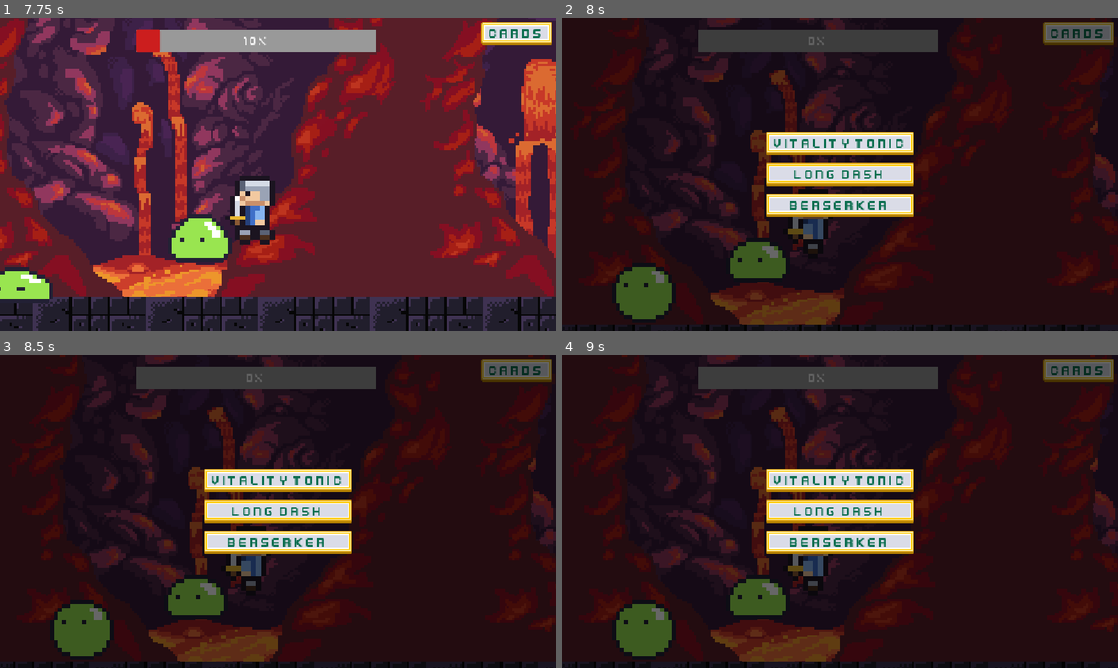
Above: before the commit, frames 1-4 (two rows, left to right).
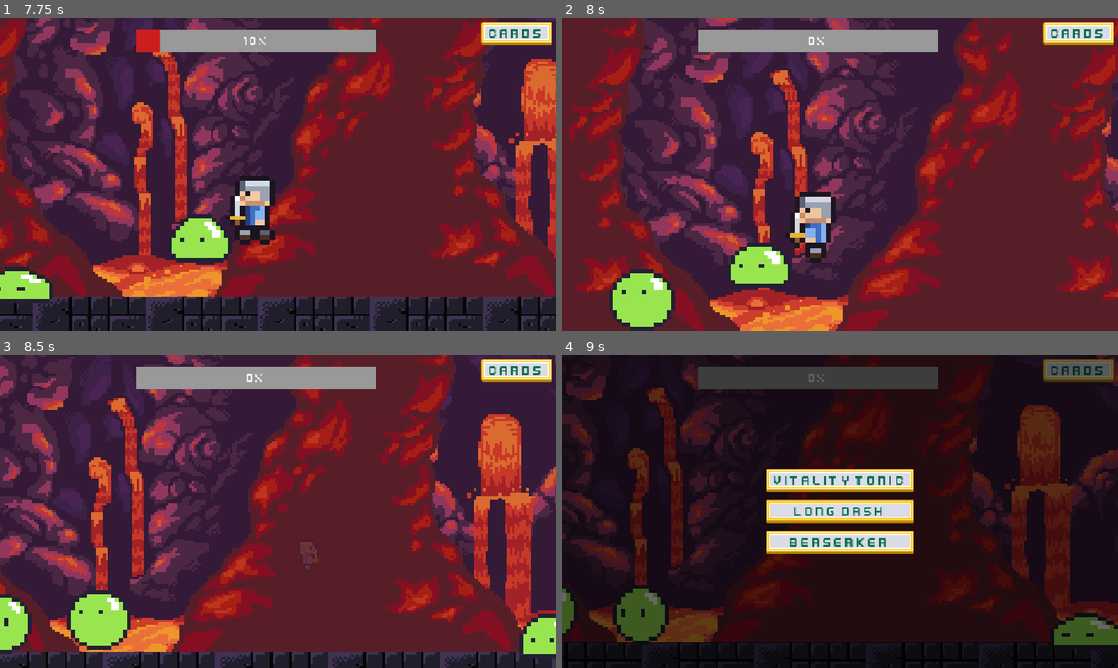
Above: after the commit, the same moments.

Repository: BillNyeFan123-creator/rebound
Game: Godot game, scene res://start_screen.tscn
Same seed, same stepped clock (60 frames per second), same inputs: the game is played once before the commit and once after it.
Inputs (mouse positions are in pixels of both pictures, inside the frame that each line leads up to):
- Up to frame 1 (7.75 s): click "Start Game" at 0.5 s; move the mouse to (400, 158) at 1.27 s; hold D (move_right) 1.28-2.78 s; tap X (attack) every 1.5 s from 1.35 to 7.35 s; tap W (jump) at 1.52, 2.27, 3.77, 4.52, 5.27, 6.77, 7.52 s; move the mouse to (166, 190) at 2.02 s; tap Shift (dash) every 1.5 s from 2.1 to 6.6 s; move the mouse to (333, 105) at 2.77 s; hold A (move_left) 2.78-3.53 s; move the mouse to (250, 237) at 3.52 s; hold D (move_right) 3.53-5.03 s; move the mouse to (444, 221) at 4.27 s; move the mouse to (111, 127) at 5.02 s; hold A (move_left) 5.03-5.78 s; move the mouse to (305, 174) at 5.77 s; hold D (move_right) 5.78-6.53 s; move the mouse to (194, 96) at 6.52 s; hold A (move_left) from 6.53 s (still down); move the mouse to (400, 158) at 7.27 s
- Up to frame 2 (8 s): keep holding A (move_left)
- Up to frame 3 (8.5 s): move the mouse to (166, 527) at 8.02 s; release A (move_left) at 8.03 s; hold D (move_right) from 8.03 s (still down); tap Shift (dash) at 8.1 s; tap W (jump) at 8.27 s
- Up to frame 4 (9 s): keep holding D (move_right); move the mouse to (895, 442) at 8.77 s; tap X (attack) at 8.85 s

Frame 1 is identical in both runs. In frame 2, 99% of the frame differs, in the area x 0-100%, y 0-100%; in frame 3, 96%; in frame 4, 30%.

Commit message:
Death fizzle fade, ghost drop-in spawn effect, 4s calm after respawn

Diff:
--- a/scripts/arena/WaveManager.gd
+++ b/scripts/arena/WaveManager.gd
@@ -83,6 +83,19 @@
 
 
 func _on_player_died() -> void:
+	# Fizzle out: fade + shrink the knight, THEN pause and offer cards.
+	var sprite = player.get_node_or_null("SpriteKnight")
+	if sprite:
+		var tw := sprite.create_tween()
+		tw.set_parallel(true)
+		tw.tween_property(sprite, "modulate:a", 0.0, 0.6)
+		tw.tween_property(sprite, "scale", sprite.scale * 0.4, 0.6).set_ease(Tween.EASE_IN)
+		tw.chain().tween_callback(_open_card_pick)
+	else:
+		_open_card_pick()
+
+
+func _open_card_pick() -> void:
 	# Guarantee 3 unequipped cards to offer, unlocking new ones on the spot
 	# if the player owns too few.
 	for i in 3:
@@ -117,4 +130,4 @@
 	for child in get_children():
 		if child is Enemy:
 			child.queue_free()
-	break_timer = 1.5  # short grace period before wave 1 comes in
+	break_timer = 4.0  # calm moment after bouncing back before wave 1 comes in
--- a/scripts/player/player.gd
+++ b/scripts/player/player.gd
@@ -169,9 +169,29 @@
 	if respawn_max_health_bonus > 0:
 		max_health += respawn_max_health_bonus
 	RunState.on_death()
-	global_position = RunState.checkpoint_pos
+
+	var sprite = get_node_or_null("SpriteKnight")
+	var base_scale := Vector2.ONE
+	if sprite:
+		if "_base_scale" in sprite:
+			base_scale = sprite._base_scale
+		# Ghost state: bright white silhouette, faded out, floating above.
+		sprite.modulate = Color(2.4, 2.4, 2.4, 0.0)
+		sprite.scale = Vector2(base_scale.x * 1.5, base_scale.y * 0.75)
+
+	global_position = RunState.checkpoint_pos + Vector2(0, -140)
 	velocity = Vector2.ZERO
 	dash_time = 0.0
 	reset_health()
 	# Grace period: ceiling spawners can drop slimes right on the spawn point.
 	invuln_timer = 1.5
+
+	if sprite:
+		# Drop in: fall with a bounce while the ghost fades into the knight.
+		var tw := create_tween()
+		tw.set_parallel(true)
+		tw.tween_property(self, "global_position:y", RunState.checkpoint_pos.y, 0.5) \
+			.set_trans(Tween.TRANS_BOUNCE).set_ease(Tween.EASE_OUT)
+		tw.tween_property(sprite, "modulate", Color(1, 1, 1, 1), 0.45)
+		tw.tween_property(sprite, "scale", base_scale, 0.5) \
+			.set_trans(Tween.TRANS_BACK).set_ease(Tween.EASE_OUT)
